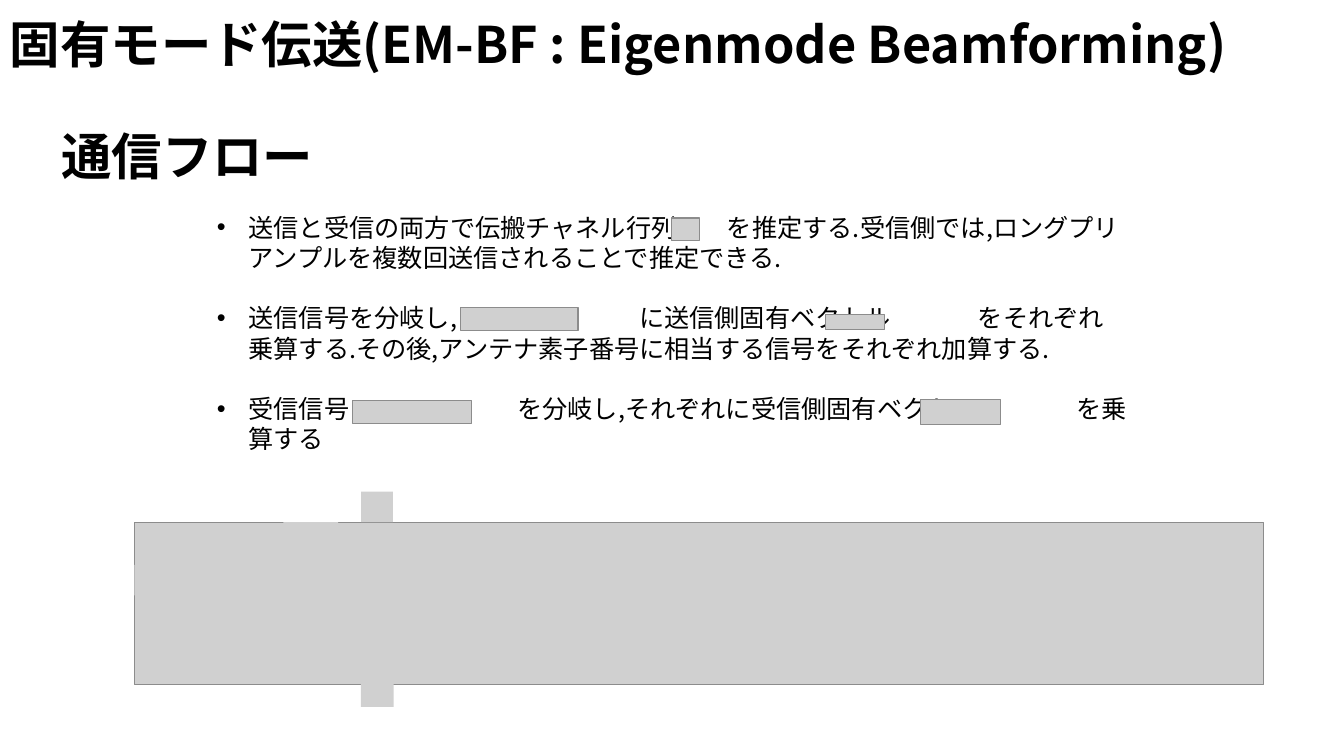
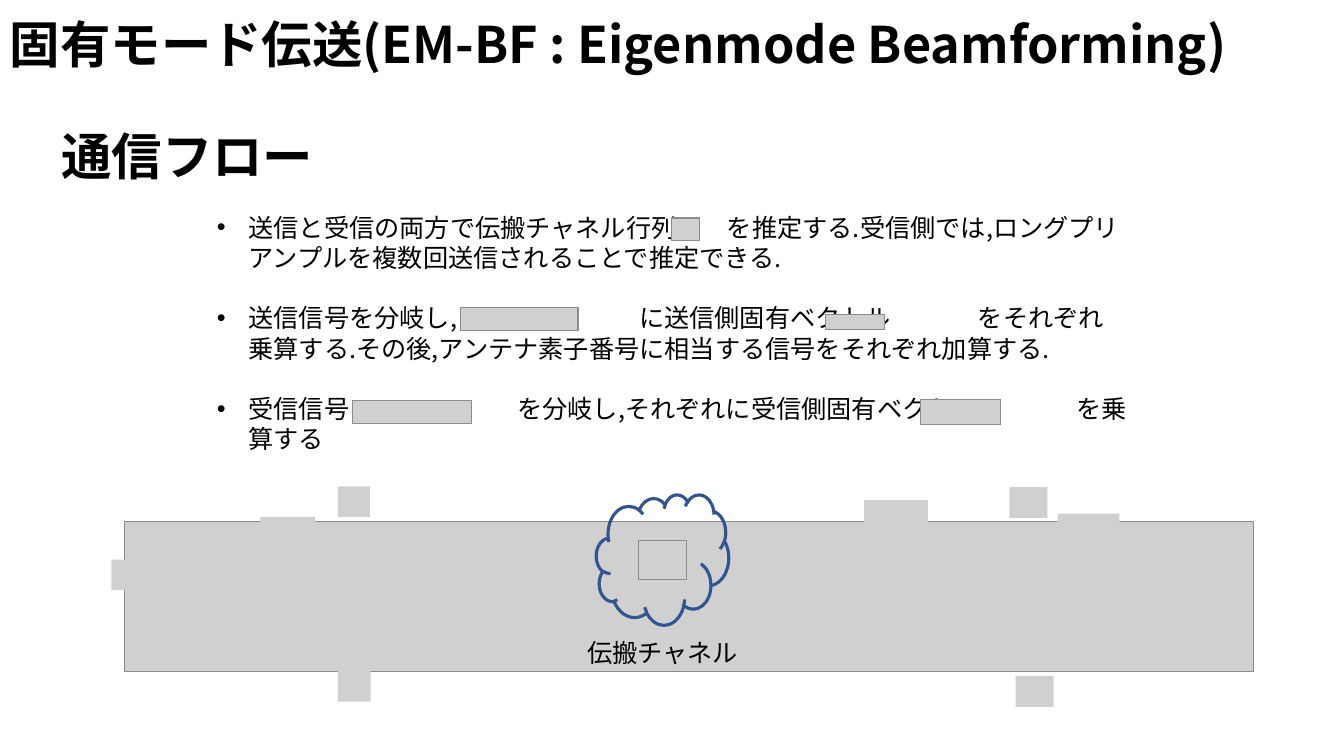
Before and after one commit to ryoww/seminar, a slide deck: slide 4 of MIMO/MU-MIMO.pptx. Drawn at 1344x756 pixels with LibreOffice and Linux fonts; fonts in the diff are those of the drawing; grey boxes stand for pictures. Boxes give left, top, right and bottom in pixels: in the first picture for what was removed or moved away, otherwise in the second. Text is boxed around its words. In the diff, an @@ line names an element or a change of style, - is before the commit and + after.

```diff
--- a/MIMO/MU-MIMO.pptx
+++ b/MIMO/MU-MIMO.pptx
@@ picture added at [338,487,370,517] @@
@@ picture removed at [361,492,393,522] @@
@@ cloud added at [597,495,729,625], outline #325491 2.25 pt @@
@@ picture added at [864,500,928,530] @@
@@ picture added at [1009,487,1048,518] @@
@@ picture: place and size @@
-picture at [134,522,1264,686]
+picture at [125,522,1255,671]
@@ picture: place and size @@
-picture at [283,522,338,549]
+picture at [260,517,315,544]
@@ picture added at [1058,514,1119,544] @@
@@ picture: place and size @@
-picture at [134,565,186,595]
+picture at [111,560,162,590]
@@ picture added at [639,540,687,579] @@
@@ text added at [587,641,738,664], 18 pt, text #000000 @@
+伝搬チャネル
@@ picture added at [338,671,370,702] @@
@@ picture removed at [361,677,393,707] @@
@@ picture added at [1016,676,1055,707] @@
```
Also in this commit, not shown: 3 slides added, 2 slides removed, 3 other files.
